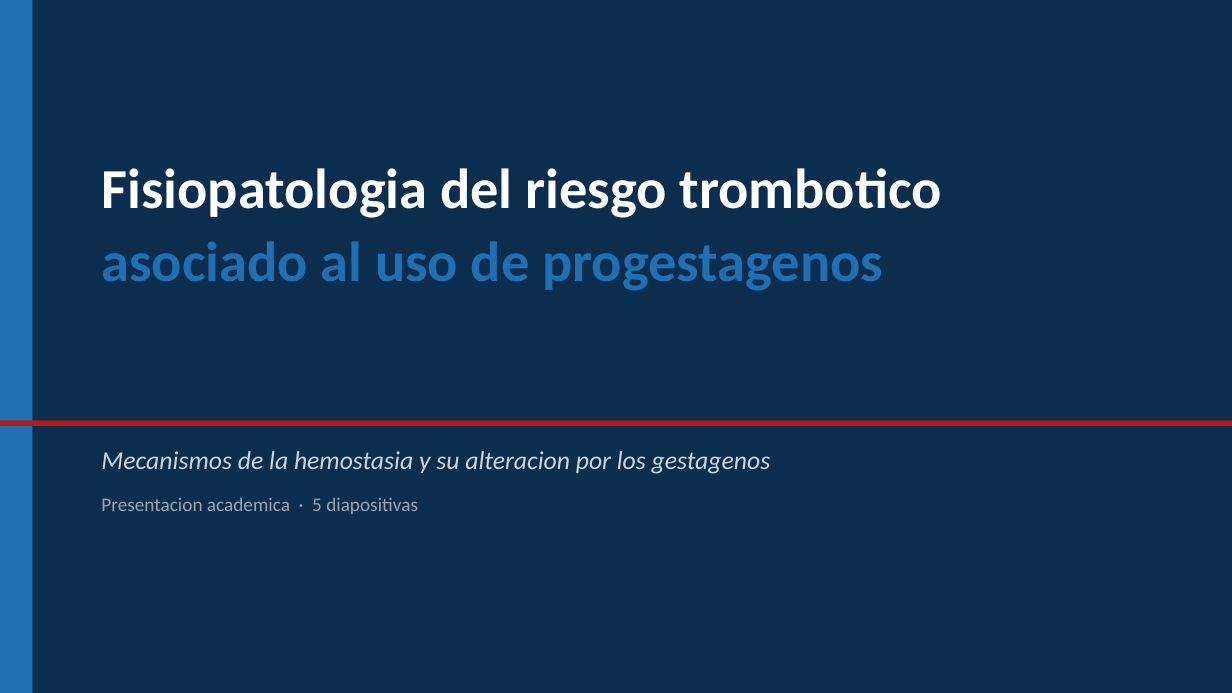
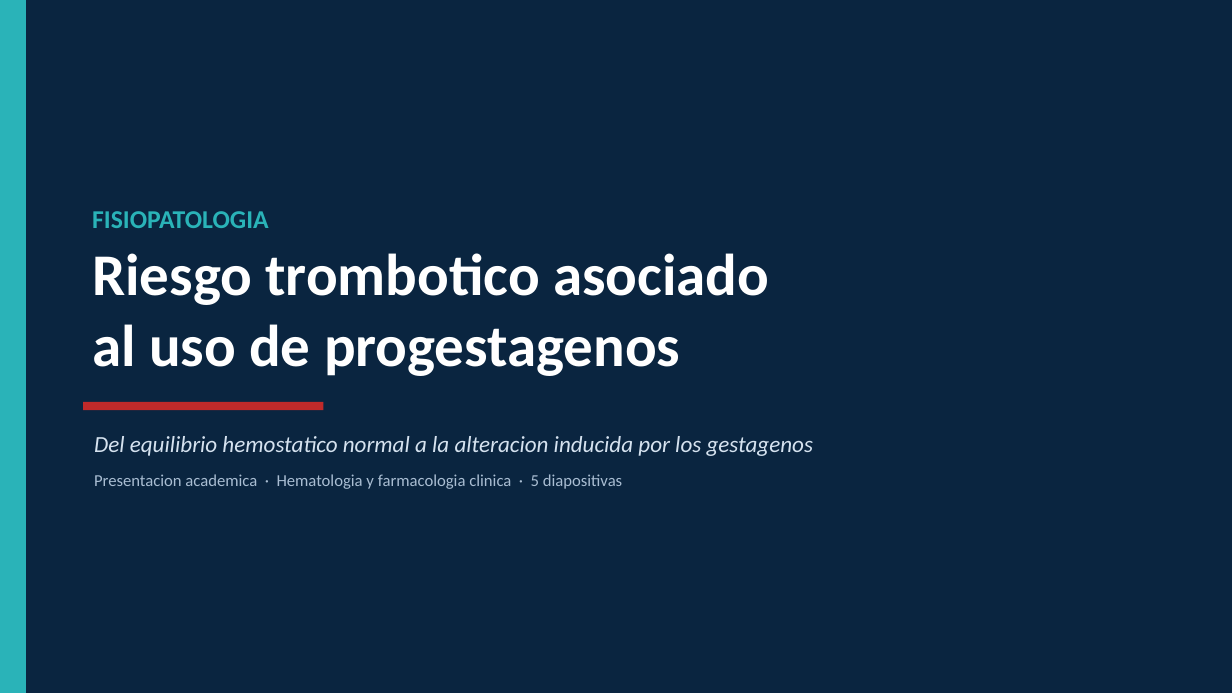
Before and after one commit to camiquime98/luminoche-web, a slide deck: slide 1 of presentacion/Fisiopatologia_riesgo_trombotico_progestagenos.pptx. Drawn at 1232x693 pixels with LibreOffice and Linux fonts; fonts in the diff are those of the drawing; background and template pictures are left out. Boxes give left, top, right and bottom in pixels: in the first picture for what was removed or moved away, otherwise in the second. Text is boxed around its words. In the diff, an @@ line names an element or a change of style, - is before the commit and + after.

```diff
--- a/presentacion/Fisiopatologia_riesgo_trombotico_progestagenos.pptx
+++ b/presentacion/Fisiopatologia_riesgo_trombotico_progestagenos.pptx
@@ background #0B2E4F to picture (left out) @@
@@ rectangle: place and size @@
-rectangle at (0,421,1232,426)
+rectangle at (0,0,1232,693)
@@ rectangle at (0,0,1232,693): fill #B31B1B to #0A2540 at 42% opacity @@
@@ rectangle: place and size @@
-rectangle at (0,0,32,693)
+rectangle at (0,0,26,693)
@@ rectangle at (0,0,26,693): fill #1F6FB2 to #2AB3B8 @@
@@ text at (92,211,769,376): text changed; size 44 to 46 pt @@
-Fisiopatologia del riesgo trombotico
-asociado al uso de progestagenos
+FISIOPATOLOGIA
+Riesgo trombotico asociado
+al uso de progestagenos
@@ rectangle added at (0,360,1232,693), fill #0A2540 at 30% opacity @@
@@ rectangle added at (83,402,323,410), fill #C02A2A @@
@@ text at (94,436,813,489): text changed; size 20 to 18 pt; text colour #C9D6E3 to #D5E2EF @@
-Mecanismos de la hemostasia y su alteracion por los gestagenos
-Presentacion academica · 5 diapositivas
+Del equilibrio hemostatico normal a la alteracion inducida por los gestagenos
+Presentacion academica · Hematologia y farmacologia clinica · 5 diapositivas
```
Also in this commit, not shown: 4 other slides changed, 6 other files.
